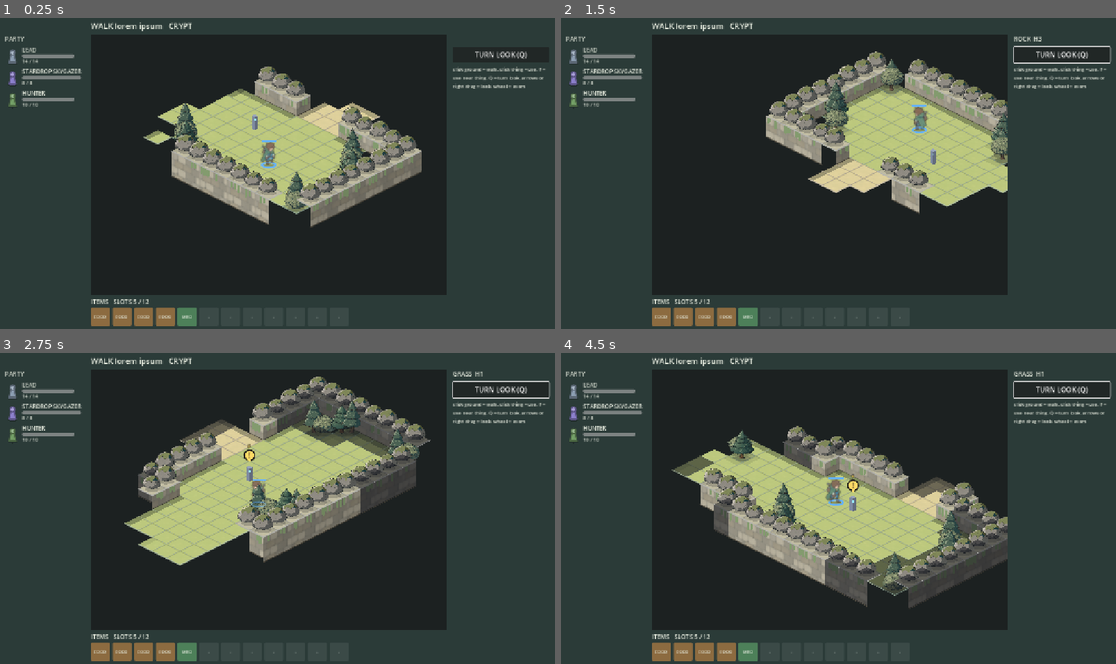
Above: before the commit, frames 1-4 (two rows, left to right).
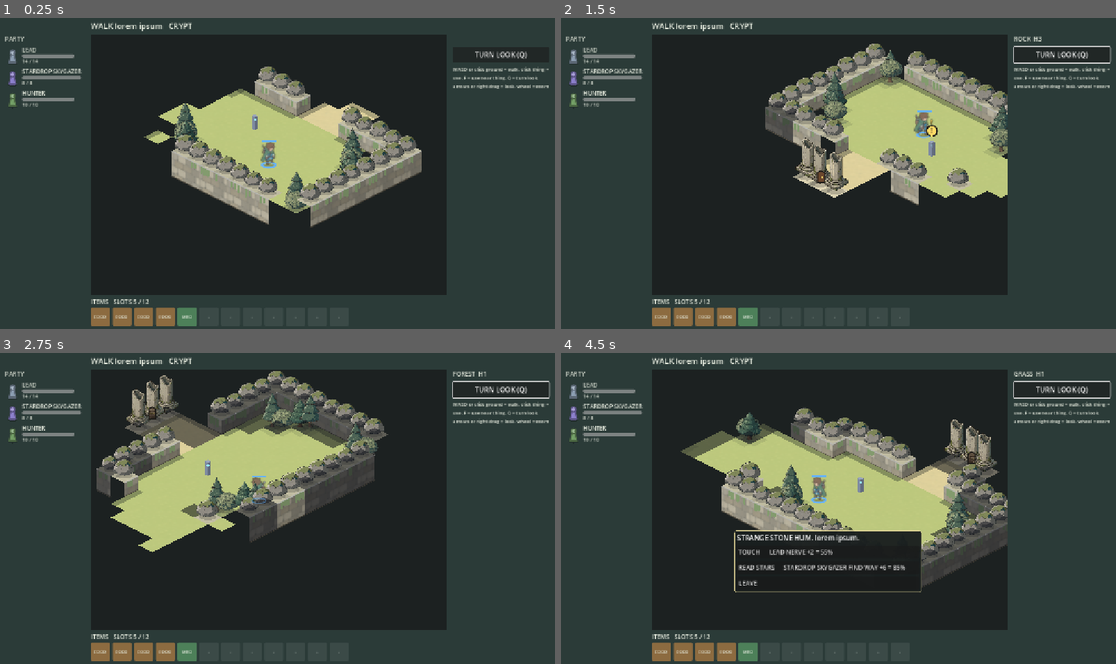
Above: after the commit, the same moments.

Repository: BrandonSigil/lodestone
Game: Godot game, scene res://scenes/explore.tscn
Same seed, same stepped clock (60 frames per second), same inputs: the game is played once before the commit and once after it. This scene is started directly instead of the project's main scene.
Inputs (mouse positions are in pixels of both pictures, inside the frame that each line leads up to):
- Up to frame 1 (0.25 s): no input
- Up to frame 2 (1.5 s): click "TURN LOOK (Q)" at 0.5 s; tap Enter at 1.25 s; move the mouse to (960, 157) at 1.27 s; hold D from 1.28 s (still down); tap E at 1.35 s; click (960, 157) at 1.42 s
- Up to frame 3 (2.75 s): tap Space at 1.52 s; release D at 2 s; drag from (166, 524) to (249, 570) at 2.02 s
- Up to frame 4 (4.5 s): move the mouse to (894, 440) at 2.77 s; hold D 2.78-3.5 s; tap Q at 2.85 s; drag from (810, 570) to (672, 461) at 3.52 s; move the mouse to (1005, 555) at 4.27 s; hold A from 4.28 s (still down); tap F at 4.35 s

The runs differ from the first frame. In frame 1, 0.9% of the frame differs, in the area x 25-99%, y 15-64%; in frame 2, 10%; in frame 3, 19%; in frame 4, 20%, in the area x 19-99%, y 15-83%.

Commit message:
Explore: WASD walking and no grid outside fights
- WASD walks the leader a cell at a time toward the held screen direction (W = up the screen,
  diagonals included, no corner cutting, slides along walls). Keys take over from a clicked path.
- CombatBoard.show_grid: off hides the cell outlines and keeps rims only on real ledges. The explore
  map hides the grid while walking and shows it again for deploy and the fight.

Co-Authored-By: Claude Opus 5.5 <noreply@anthropic.com>
Claude-Session: https://claude.ai/code/session_01WsfTZD9bYjS7vLMtT4zSdP

Diff:
--- a/game/scripts/combat/combat_board.gd
+++ b/game/scripts/combat/combat_board.gd
@@ -59,6 +59,7 @@
 var fog := {}
 var fog_on := false
 var cull := Rect2()  ## board-local area worth drawing (big maps); empty draws everything
+var show_grid := true  ## cell outlines; off, only real ledges keep their rim (exploration hides the grid)
 
 
 func _ready() -> void:
@@ -335,9 +336,13 @@
 	if c == hover:
 		draw_colored_polygon(top, Color(1, 1, 1, 0.18))
 	var edge := top_col.darkened(0.55)
-	draw_polyline(PackedVector2Array([tl, tr, br, bl, tl]), Color(edge, 0.5 if top_tex == null else 0.2), 1.0, true)
-	for e in [lit_edge, shade_edge]:
-		draw_line(iso(e[0].x, e[0].y, h), iso(e[1].x, e[1].y, h), Color(top_col.lightened(0.35), 0.8), 1.5, true)
+	if show_grid:
+		draw_polyline(PackedVector2Array([tl, tr, br, bl, tl]), Color(edge, 0.5 if top_tex == null else 0.2), 1.0, true)
+	for shade in [false, true]:
+		var e: Array = shade_edge if shade else lit_edge
+		var n := c + front_dir(shade)
+		if show_grid or not grid.in_bounds(n) or grid.height_at(n) < h:
+			draw_line(iso(e[0].x, e[0].y, h), iso(e[1].x, e[1].y, h), Color(top_col.lightened(0.35), 0.8), 1.5, true)
 	if danger.has(c):
 		draw_polyline(PackedVector2Array([tl, tr, br, bl, tl]), Color(1.0, 0.5, 0.1, 0.7), 1.5, true)
 	var mid := cell_top(c)
--- a/game/scripts/explore/explore_rules.gd
+++ b/game/scripts/explore/explore_rules.gd
@@ -97,6 +97,42 @@
 	return grid.passable(c) and not blocked.has(c) and (known.is_empty() or known.has(c))
 
 
+## WASD walking: the eight grid steps (diagonals too, so W is straight up the screen).
+const STEPS: Array[Vector2i] = [Vector2i(1, 0), Vector2i(-1, 0), Vector2i(0, 1), Vector2i(0, -1),
+	Vector2i(1, 1), Vector2i(-1, -1), Vector2i(1, -1), Vector2i(-1, 1)]
+
+
+## Can the leader take one step from `from` along d? A diagonal can't cut a corner: both cells beside it
+## must be walkable on the way.
+static func can_step_dir(grid: CombatGrid, from: Vector2i, d: Vector2i, jump: int, blocked := {}, known := {}) -> bool:
+	var to := from + d
+	if not _open(grid, to, blocked, known):
+		return false
+	if d.x == 0 or d.y == 0:
+		return grid.can_step(from, to, jump)
+	for side: Vector2i in [Vector2i(d.x, 0), Vector2i(0, d.y)]:
+		var mid := from + side
+		if not _open(grid, mid, blocked, known) or not grid.can_step(from, mid, jump) or not grid.can_step(mid, to, jump):
+			return false
+	return true
+
+
+## Grid steps ordered by how well they match a screen direction (`screen_of` maps a step to its screen vector).
+## Only steps within 60 degrees count, so a key never walks the leader sideways.
+static func steps_toward(want: Vector2, screen_of: Callable) -> Array[Vector2i]:
+	var scored: Array = []
+	for d in STEPS:
+		var v: Vector2 = screen_of.call(d)
+		var dot := v.normalized().dot(want.normalized())
+		if dot > 0.5:
+			scored.append([dot, d])
+	scored.sort_custom(func(a: Array, b: Array) -> bool: return a[0] > b[0])
+	var out: Array[Vector2i] = []
+	for s in scored:
+		out.append(s[1])
+	return out
+
+
 ## Can someone standing at `at` use the thing at `thing`? Next to it (diagonals count) and not a cliff apart.
 static func can_use_from(grid: CombatGrid, at: Vector2i, thing: Vector2i) -> bool:
 	if maxi(absi(at.x - thing.x), absi(at.y - thing.y)) > 1 or at == thing:
--- a/game/scripts/explore/explore_scene.gd
+++ b/game/scripts/explore/explore_scene.gd
@@ -6,7 +6,7 @@
 ## further out, heavy ones at the leader's side), then the same board becomes the battlefield.
 ## F6 on explore.tscn, or F10 from any screen. The map is Game.explore_map (data/explore/<name>.json).
 ##
-## Controls: click ground = walk there. Click a thing = walk up and use it.
+## Controls: WASD or click ground = walk. Click a thing = walk up and use it.
 ## F = use the nearest lit thing. Q = turn the camera. Arrows or right drag = look around, wheel = zoom,
 ## Space = back to the leader. Hover an enemy to see what it can see.
 
@@ -47,6 +47,7 @@
 var _info: Label
 var _log_label: Label
 var _phase: Label
+var _keys_walking := false  ## the leader is walking on WASD
 ## Deploying: the fight waiting to start, the member being placed and the cells it may take.
 var _pending := {}
 var _placing: CombatUnit = null
@@ -63,6 +64,7 @@
 	board.art_set = map.art_set
 	board.rot = map.view
 	board.fog_on = true
+	board.show_grid = false
 	add_child(board)
 	overlay = ExploreOverlay.new()
 	overlay.scene = self
@@ -178,6 +180,7 @@
 	if board == null:
 		return
 	var pan := Vector2.ZERO
+	_wasd()
 	if Input.is_key_pressed(KEY_LEFT):
 		pan.x -= 1
 	if Input.is_key_pressed(KEY_RIGHT):
@@ -194,6 +197,48 @@
 		var target := board.iso(lead.vis.x + 0.5, lead.vis.y + 0.5, lead.vis_h)
 		focus = focus.lerp(target, minf(1.0, delta * 8.0))
 	_apply_camera()
+
+
+## WASD walks the leader one cell at a time toward the held screen direction (W = up the screen).
+## Blocked straight ahead, it slides along the wall if a nearby direction is open.
+func _wasd() -> void:
+	var want := Vector2.ZERO
+	if mode == M.WALK:
+		if Input.is_key_pressed(KEY_W):
+			want.y -= 1
+		if Input.is_key_pressed(KEY_S):
+			want.y += 1
+		if Input.is_key_pressed(KEY_A):
+			want.x -= 1
+		if Input.is_key_pressed(KEY_D):
+			want.x += 1
+	if want == Vector2.ZERO:
+		if _keys_walking and not _stepping:
+			_keys_walking = false
+			board.play_anim(leader(), "idle")
+		return
+	if _stepping:
+		return
+	_walk_token += 1  # keys take over from a clicked path
+	walking_now = false
+	var lead := leader()
+	var blocked := _blocked()
+	var screen_of := func(d: Vector2i) -> Vector2: return board.iso(1.0 + d.x, 1.0 + d.y, 0.0) - board.iso(1.0, 1.0, 0.0)
+	for d in ExploreRules.steps_toward(want, screen_of):
+		if ExploreRules.can_step_dir(grid, lead.cell, d, lead.jump, blocked):
+			_key_step(lead.cell + d)
+			return
+
+
+func _key_step(next: Vector2i) -> void:
+	var lead := leader()
+	if not _keys_walking:
+		_keys_walking = true
+		board.play_anim(lead, "walk")
+	follow = true
+	board.highlights = {}
+	await _step_all([lead], [next])
+	_after_step()
 
 
 func _apply_camera() -> void:
@@ -648,6 +693,7 @@
 	_pending = {"how": how, "foes": foes, "enemies": enemies, "spots": ExploreRules.auto_deploy(grid, party, how, _blocked())}
 	mode = M.DEPLOY
 	board.highlights = {}
+	board.show_grid = true  # the grid is for fights only
 	_reveal_around(enemies.map(func(u: CombatUnit) -> Vector2i: return u.cell), 1)
 	_reveal_around([leader().cell], 4)
 	for u: CombatUnit in party:
@@ -769,6 +815,7 @@
 	board.danger = {}
 	board.area = {}
 	board.selected = null
+	board.show_grid = false
 	for u: CombatUnit in party:
 		u.moved = false
 		u.acted = false
--- a/game/tests/test_explore.gd
+++ b/game/tests/test_explore.gd
@@ -183,3 +183,21 @@
 		ok(not used.has(spots[u]), "no two on one cell")
 		used[spots[u]] = true
 		ok(spots[u] != Vector2i(5, 4), "not on a blocked cell")
+
+
+func test_wasd_diagonals_dont_cut_corners() -> void:
+	var g := CombatGrid.flat(5, 5)
+	ok(ExploreRules.can_step_dir(g, Vector2i(2, 2), Vector2i(1, 1), 1), "open ground: diagonal ok")
+	g.set_terrain(Vector2i(3, 2), CombatGrid.T.ROCK)
+	ok(not ExploreRules.can_step_dir(g, Vector2i(2, 2), Vector2i(1, 1), 1), "a wall beside it blocks the diagonal")
+	ok(ExploreRules.can_step_dir(g, Vector2i(2, 2), Vector2i(0, 1), 1), "straight still fine")
+	g.set_height(Vector2i(2, 1), 3)
+	ok(not ExploreRules.can_step_dir(g, Vector2i(2, 2), Vector2i(0, -1), 1), "no climbing a cliff")
+
+
+func test_wasd_picks_the_screen_direction() -> void:
+	# Camera turn 0: grid (-1, -1) is straight up the screen, (1, -1) is right.
+	var screen_of := func(d: Vector2i) -> Vector2: return Vector2((d.x - d.y) * 32.0, (d.x + d.y) * 16.0)
+	eq(ExploreRules.steps_toward(Vector2(0, -1), screen_of)[0], Vector2i(-1, -1), "W goes up")
+	eq(ExploreRules.steps_toward(Vector2(1, 0), screen_of)[0], Vector2i(1, -1), "D goes right")
+	ok(not ExploreRules.steps_toward(Vector2(0, -1), screen_of).has(Vector2i(1, 1)), "never backwards")
--- a/game/text/placeholder.csv
+++ b/game/text/placeholder.csv
@@ -256,7 +256,7 @@
 TRAIT_FLAMMABLE,BURNY
 TRAIT_FLAMMABLE_DESC,fire DMG +2 on me
 UI_EX_TITLE,WALK lorem ipsum
-UI_EX_HELP,click ground = walk. click thing = use. F = use near thing. Q = turn look. arrows or right drag = look. wheel = zoom
+UI_EX_HELP,WASD or click ground = walk. click thing = use. F = use near thing. Q = turn look. arrows or right drag = look. wheel = zoom
 UI_EX_WIN,IT WORK. lorem.
 UI_EX_LOSE,IT NO WORK. lorem.
 UI_EX_NOISE,LOUD! SOMETHING HEAR. lorem.
--- a/game/tools/explore_shot.gd
+++ b/game/tools/explore_shot.gd
@@ -1,6 +1,6 @@
 extends SceneTree
 ## Drives the explore scene into a state and saves a PNG, so the walkable map can be checked headless.
-## Args after "--": <png path> <step>. Steps: start, walk, door, spot, deploy, fight (see explore_shot_steps.gd).
+## Args after "--": <png path> <step>. Steps: start, walk, wasd, door, spot, deploy, fight (see explore_shot_steps.gd).
 
 var _frames := 0
 var _out := ""
--- a/game/tools/explore_shot_steps.gd
+++ b/game/tools/explore_shot_steps.gd
@@ -27,6 +27,17 @@
 				var p: Array[Vector2i] = ExploreRules.find_path(s.grid, s.leader().cell, Vector2i(26, 21), s.leader().jump, s._blocked(), s.seen)
 				s.walk(p)
 			return f == 120
+		"wasd":
+			# Hold W, then W + A: the leader walks up the screen, then up-left, a cell at a time.
+			if f in [5, 40, 70]:
+				var keys := {5: [KEY_W], 40: [KEY_W, KEY_A], 70: []}
+				for k in [KEY_W, KEY_A]:
+					var ev := InputEventKey.new()
+					ev.keycode = k
+					ev.physical_keycode = k
+					ev.pressed = k in keys[f]
+					Input.parse_input_event(ev)
+			return f == 90
 		"door":
 			if f == 5:
 				_put(s, Vector2i(26, 19))
